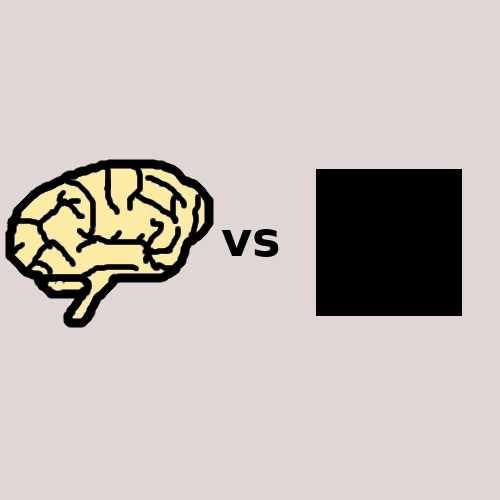
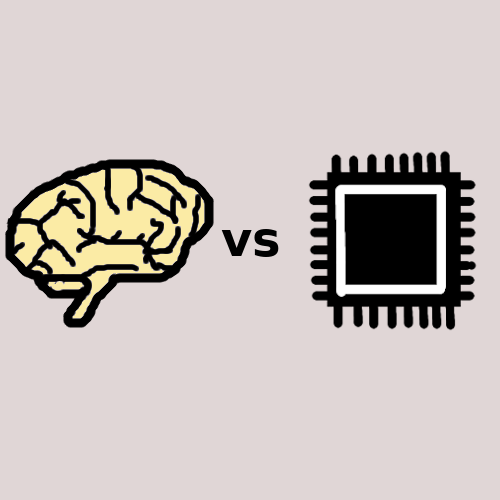
Revision of a layered w=500, h=500 image; what changed, layer by layer:
removed layer "Pasted Layer" over (316, 169, 462, 316)
painted on "Brain and CPU" over (308, 150, 477, 331)
